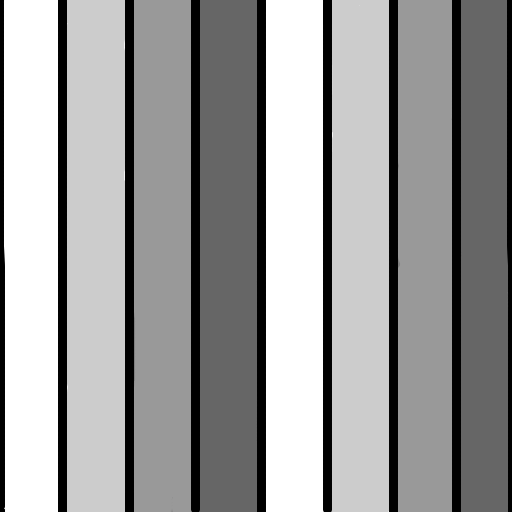
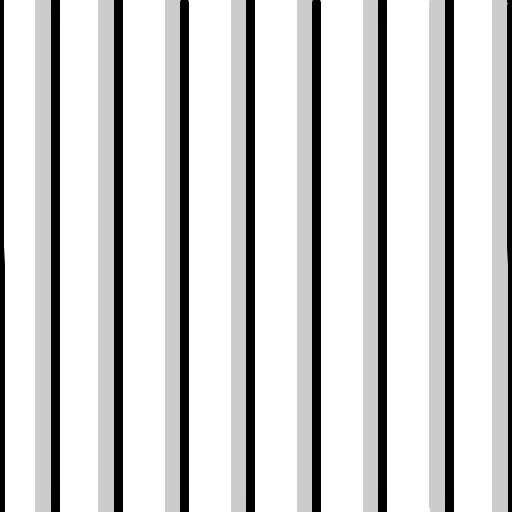
Layered file, before and after one edit (512x512). Changes by layer:
painted on "line" over <box>3,0,509,512</box>
painted on "grayscale" over <box>3,0,509,512</box>
